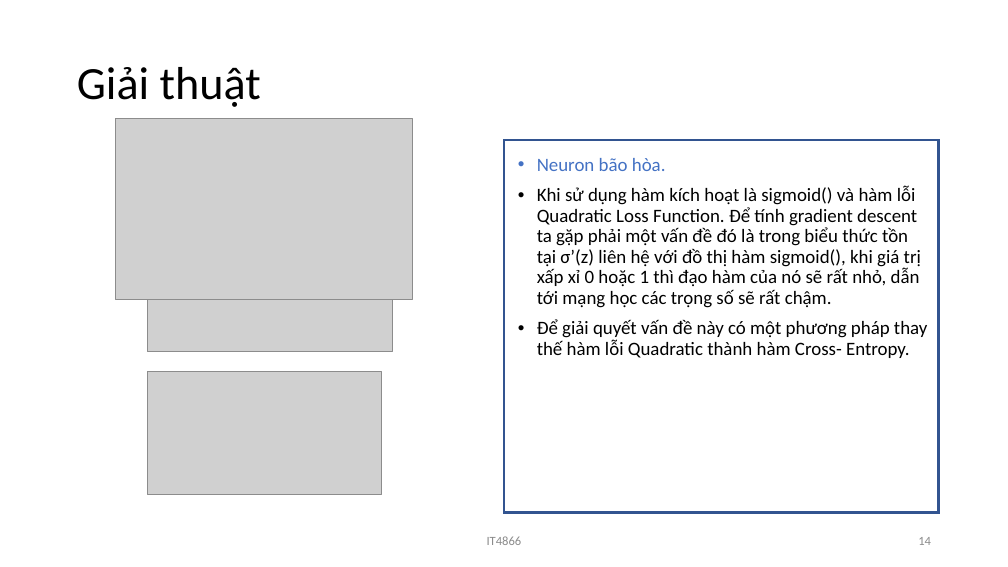
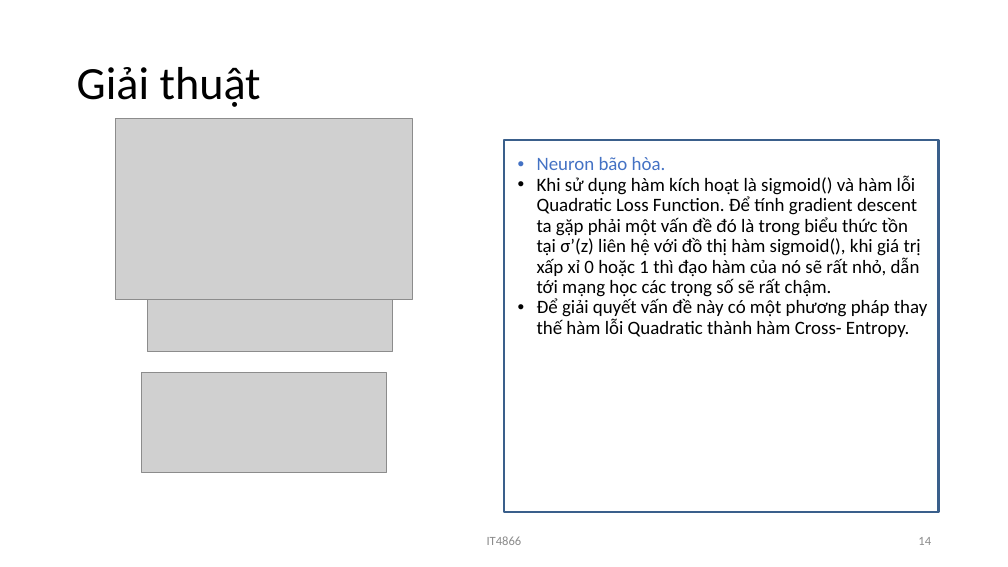
Before and after one commit to LuatVu/Hand-written-digits, a slide deck: slide 14 of Báo cáo/Slice báo cáo bài tập lớn.pptx. Drawn at 1008x567 pixels with LibreOffice and Linux fonts; fonts in the diff are those of the drawing; grey boxes stand for pictures; background and template pictures are left out. Boxes give left, top, right and bottom in pixels: in the first picture for what was removed or moved away, otherwise in the second. Text is boxed around its words. In the diff, an @@ line names an element or a change of style, - is before the commit and + after.

```diff
--- a/Báo cáo/Slice báo cáo bài tập lớn.pptx
+++ b/Báo cáo/Slice báo cáo bài tập lớn.pptx
@@ rectangle at box(504, 140, 939, 513): outline #325491 2.25 pt to #3A5F8C 2.24 pt @@
@@ text "Neuron bão hòa." at box(537, 157, 927, 337): less space between paragraphs @@
@@ picture: place and size @@
-picture at box(147, 372, 382, 495)
+picture at box(141, 372, 386, 473)
```
Also in this commit, not shown: 30 other slides changed, 1 other file.
